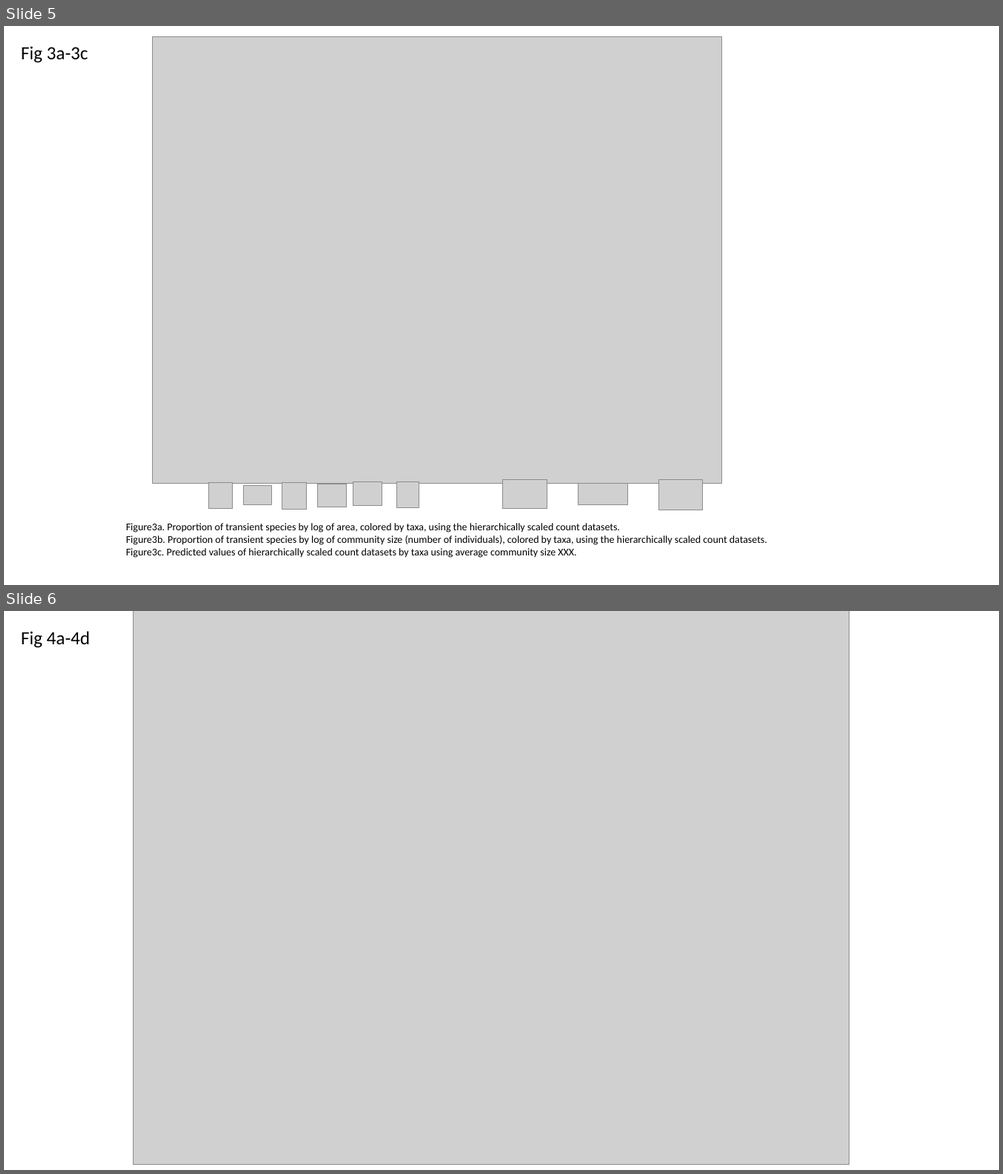
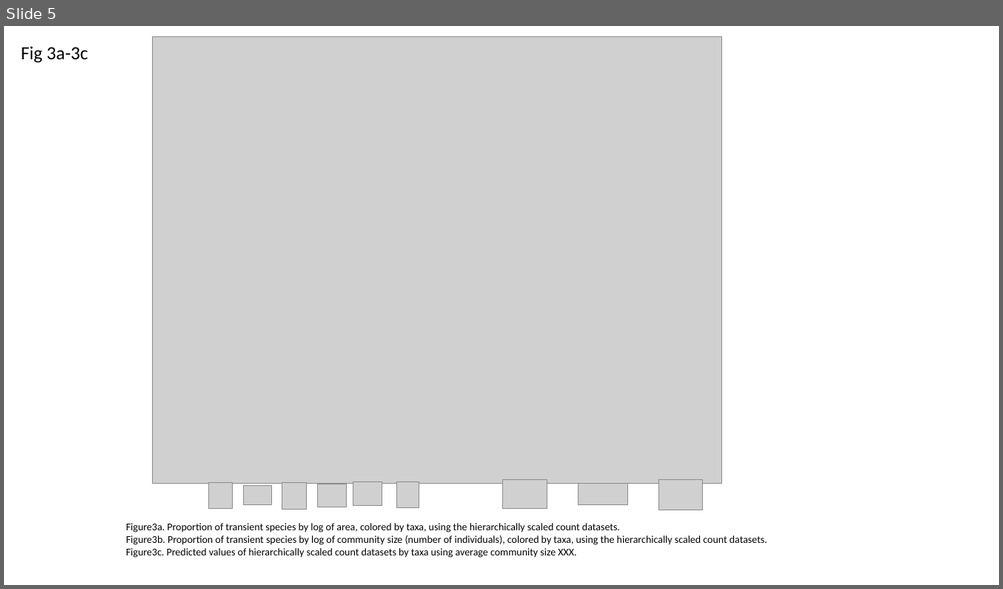
Before and after one commit to hurlbertlab/core-transient, a slide deck: output/plots/all_figs_with_legends.pptx. Shown one above the other, each under a label of ours: slides 5 and 6 before the commit, slide 5 after it. The pictures are 1003x1174 and 1003x589 pixels, drawn with LibreOffice and Linux fonts; fonts in the diff are those of the drawing; grey boxes stand for pictures. Boxes give left, top, right and bottom in pixels: in the first picture for what was removed or moved away, otherwise in the second. Text is boxed around its words. In the diff, an @@ line names an element or a change of style, - is before the commit and + after.

```diff
--- a/output/plots/all_figs_with_legends.pptx
+++ b/output/plots/all_figs_with_legends.pptx
@@ slide 6 removed at (x1=4, y1=611, x2=999, y2=1170), background #FFFFFF @@
@@ text removed at (x1=21, y1=631, x2=91, y2=648) @@
-Fig 4a-4d
@@ picture removed at (x1=133, y1=611, x2=848, y2=1165) @@
```
Also in this commit, not shown: 1 slide changed, 1 slide added, 15 other files.
